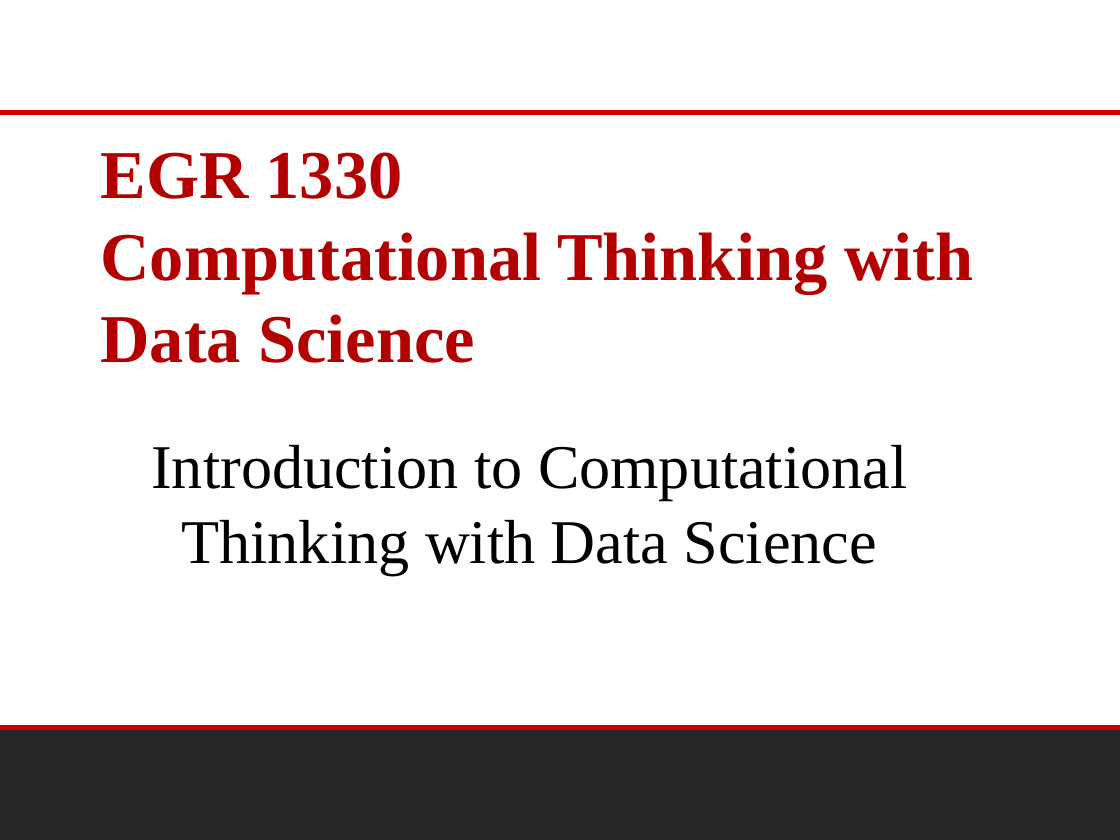
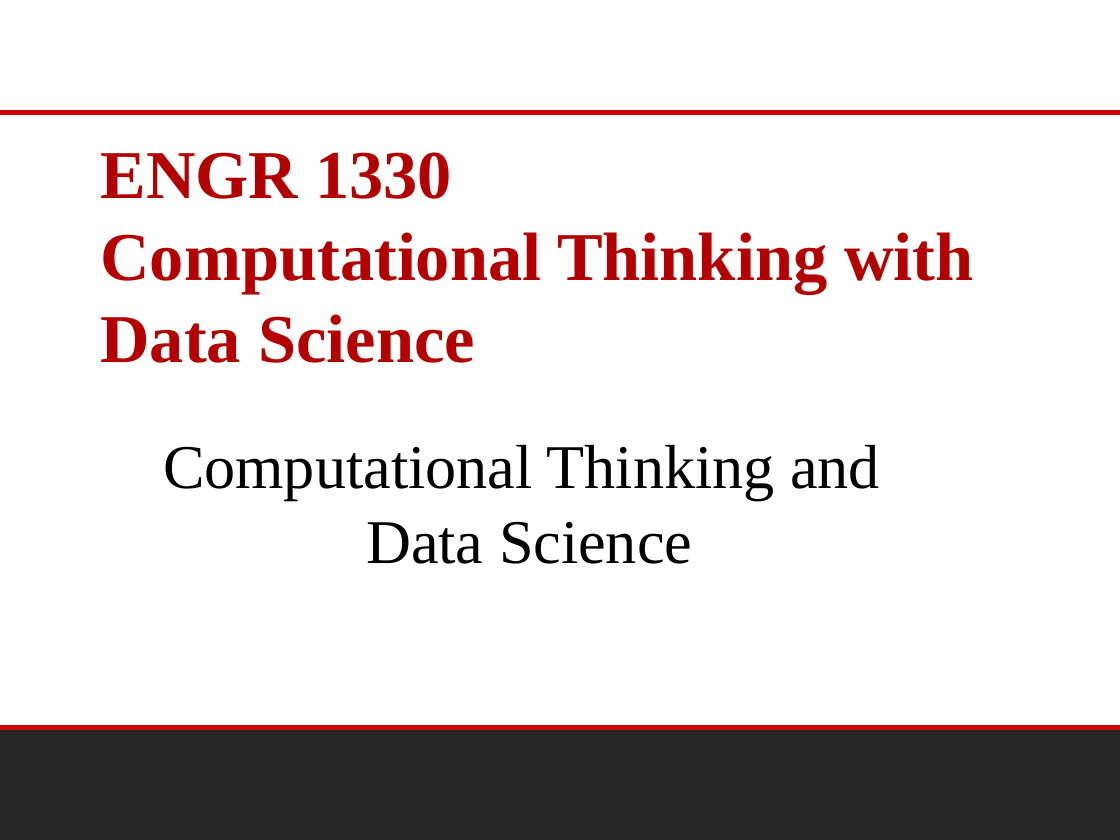
Before and after one commit to dustykat/engr-1330-webroot, a slide deck: slide 1 of 1-Lessons/Lesson01/OriginalPowerpoint/Class&SyllabusIntroduction-ENGR1330-CTwithDS.pptx. Drawn at 1120x840 pixels with LibreOffice and Linux fonts; fonts in the diff are those of the drawing; background and template pictures are left out. Boxes give left, top, right and bottom in pixels: in the first picture for what was removed or moved away, otherwise in the second. Text is boxed around its words. In the diff, an @@ line names an element or a change of style, - is before the commit and + after.

```diff
--- a/1-Lessons/Lesson01/OriginalPowerpoint/Class&SyllabusIntroduction-ENGR1330-CTwithDS.pptx
+++ b/1-Lessons/Lesson01/OriginalPowerpoint/Class&SyllabusIntroduction-ENGR1330-CTwithDS.pptx
@@ title at [100,152,973,363]: text changed @@
-EGR 1330
-Computational Thinking with Data Science
+ENGR 1330
+Computational Thinking with Data Science
@@ text at [163,444,880,564]: text changed @@
-Introduction to Computational Thinking with Data Science
+Computational Thinking and
+Data Science
```
Also in this commit, not shown: 2 other files.
